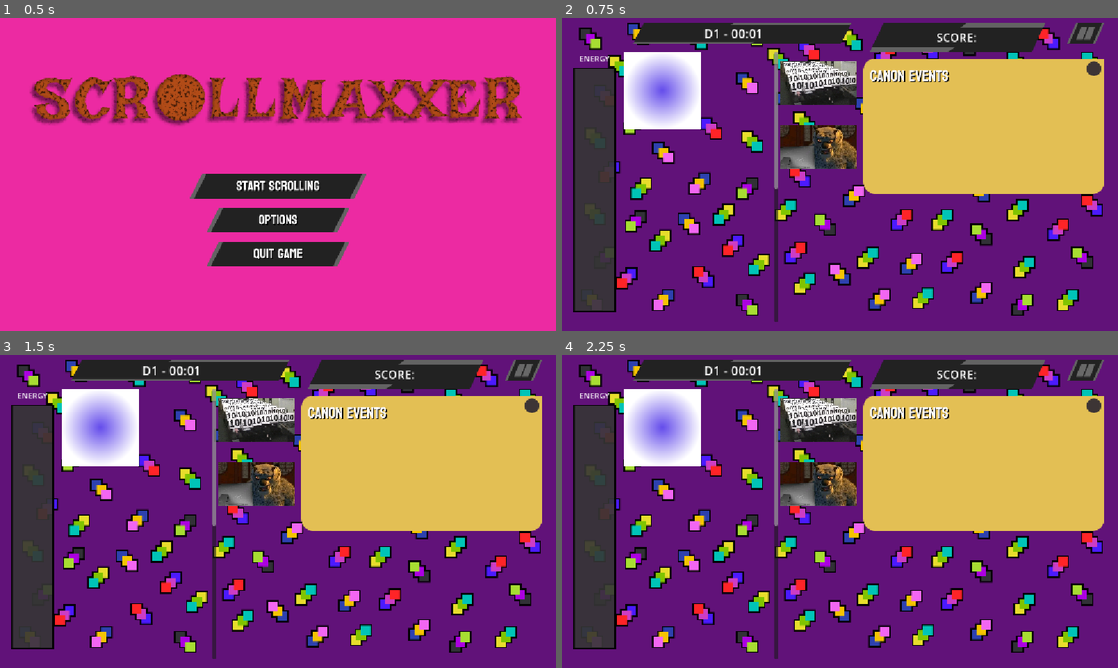
Above: before the commit, frames 1-4 (two rows, left to right).
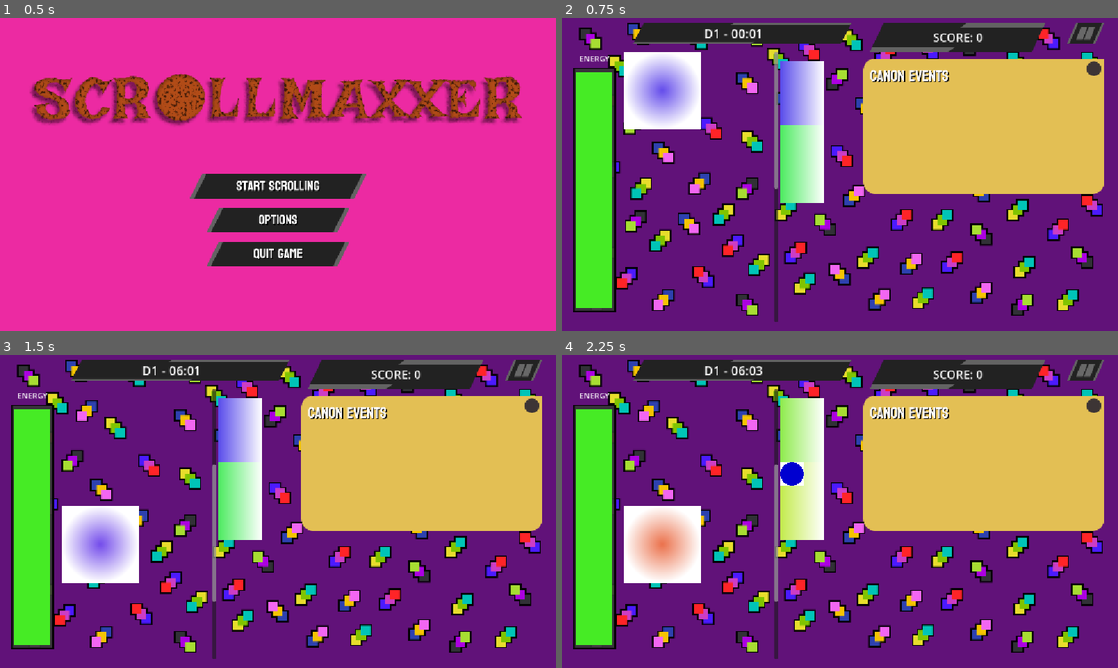
Above: after the commit, the same moments.

Repository: shi-reker/ScrollMaxxer
Game: Godot game, scene res://Scenes/main_menu.tscn
Same seed, same stepped clock (60 frames per second), same inputs: the game is played once before the commit and once after it. The engine's default icon, where the game draws it, is replaced by a stand-in: a white triangle on a blue panel in a dark square.
Inputs (mouse positions are in pixels of both pictures, inside the frame that each line leads up to):
- Up to frame 1 (0.5 s): no input
- Up to frame 2 (0.75 s): click (840, 187) at 0.5 s
- Up to frame 3 (1.5 s): click (227, 398) at 1.25 s
- Up to frame 4 (2.25 s): click (789, 461) at 2 s

Frame 1 is identical in both runs. In frame 2, 10% of the frame differs, in the area x 2-76%, y 4-93%; in frame 3, 17%; in frame 4, 17%, in the area x 2-76%, y 3-93%.
Error before the commit: Parse Error: Could not parse global class "MemeManager" from "res://scripts/memes/meme_manager.gd". (res://scripts/main/main.gd:23)

Commit message:
merge tweaks

Diff:
--- a/Scenes/main.tscn
+++ b/Scenes/main.tscn
@@ -34,7 +34,7 @@
 font = SubResource("SystemFont_c53bp")
 font_size = 24
 
-[node name="Main" type="Node2D" unique_id=1606289912 node_paths=PackedStringArray("cur_content", "content_manager", "meme_manager", "clock", "energyBar", "combo_counter", "effect_manager", "pause", "to_do_list", "scoreBoard")]
+[node name="Main" type="Node2D" unique_id=1606289912 node_paths=PackedStringArray("cur_content", "content_manager", "meme_manager", "clock", "energyBar", "effect_manager", "pause", "scoreBoard", "to_do_list")]
 script = ExtResource("1_fdnlq")
 cur_content = NodePath("BG layer/UI layer/ContentManager/ContentList/Content")
 content_manager = NodePath("BG layer/UI layer/ContentManager")
--- a/scripts/main/main.gd
+++ b/scripts/main/main.gd
@@ -55,8 +55,7 @@
 	content_manager.next_content()
 
 func update_score():
-	#score += score_add * combo
-	score += score_add
+	score += score_add * combo
 	print("score is ", score)
 	scoreBoard.text = "score: " +str(score)
 
--- a/scripts/memes/meme_manager.gd
+++ b/scripts/memes/meme_manager.gd
@@ -25,7 +25,7 @@
 	leftover_memes = Enums.Meme.values()
 
 	print(Enums.Emo.find_key(emotion), Enums.Genre.find_key(content_genre))
-	var correct_meme: Enums.Meme = Enums.meme_of_g_and_e[content_genre][emotion].pick_random()
+	#var correct_meme: Enums.Meme = Enums.meme_of_g_and_e[content_genre][emotion].pick_random()
 	var correct_meme: Enums.Meme = Enums.meme_of_g_and_e[0][0].pick_random()
 	print("correct meme is")
 
